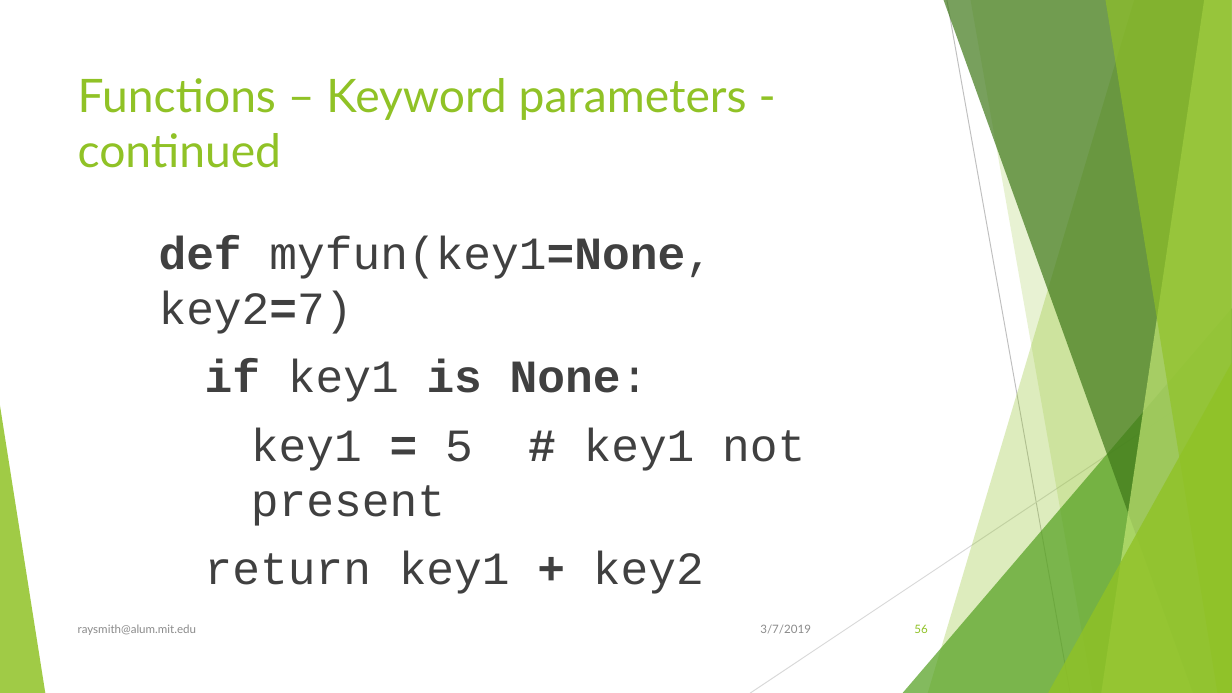
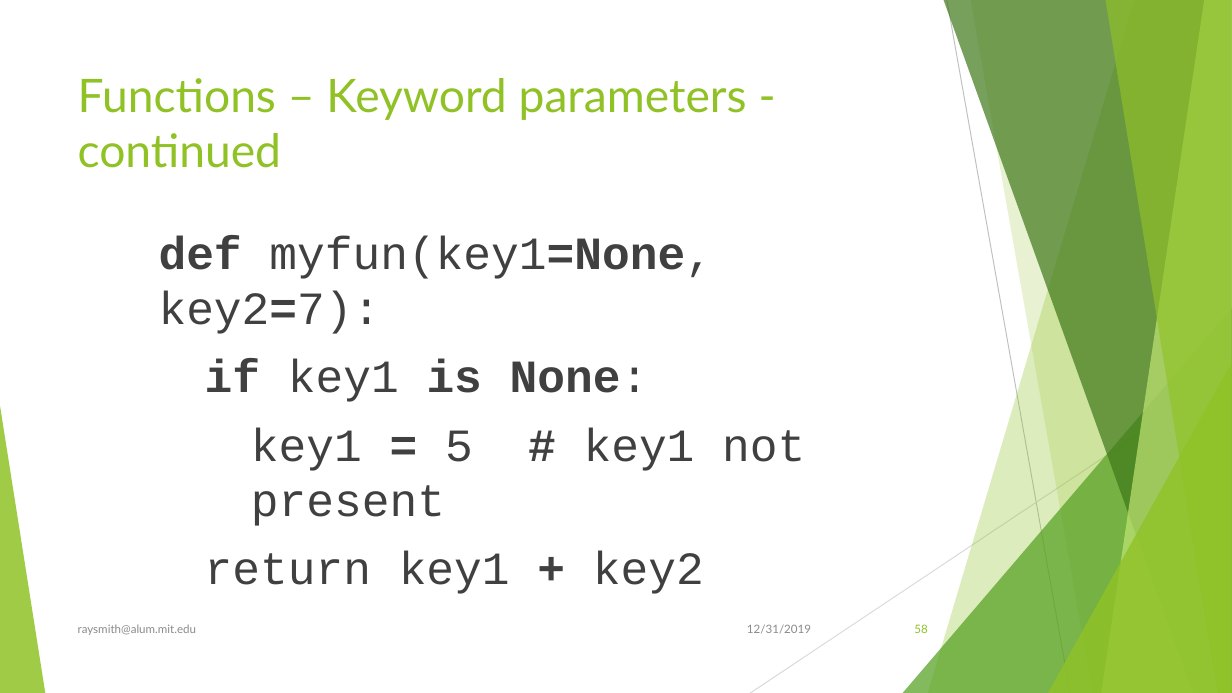
Before and after one commit to raysmith619/Introduction-To-Programming, a slide deck: slide 58 of Docs/Introduction to Proramming Using Python.pptx (slide 56 before the commit). Drawn at 1232x693 pixels with LibreOffice and Linux fonts; fonts in the diff are those of the drawing. Boxes give left, top, right and bottom in pixels: in the first picture for what was removed or moved away, otherwise in the second. Text is boxed around its words. In the diff, an @@ line names an element or a change of style, - is before the commit and + after.

```diff
--- a/Docs/Introduction to Proramming Using Python.pptx
+++ b/Docs/Introduction to Proramming Using Python.pptx
@@ text at (159,236,713,334): text changed @@
-    def myfun(key1=None, key2=7)
+    def myfun(key1=None, key2=7):
@@ text at (747,624,811,633): text changed @@
-3/7/2019
+12/31/2019
```
Also in this commit, not shown: 72 other slides changed, 7 slides added.
